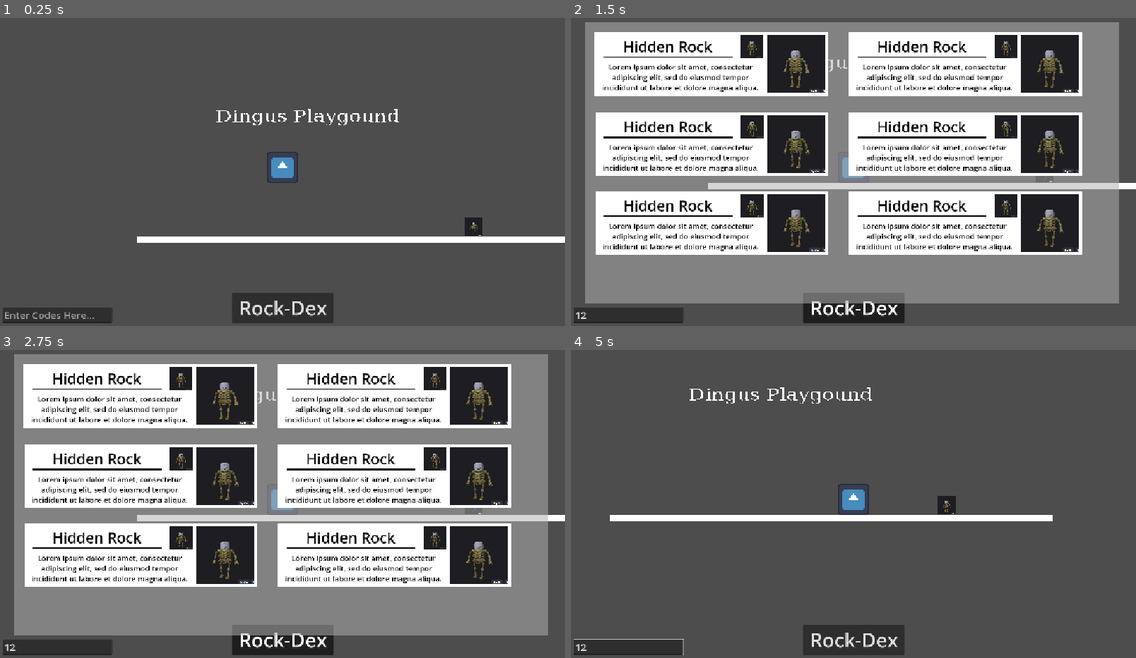
Above: before the commit, frames 1-4 (two rows, left to right).
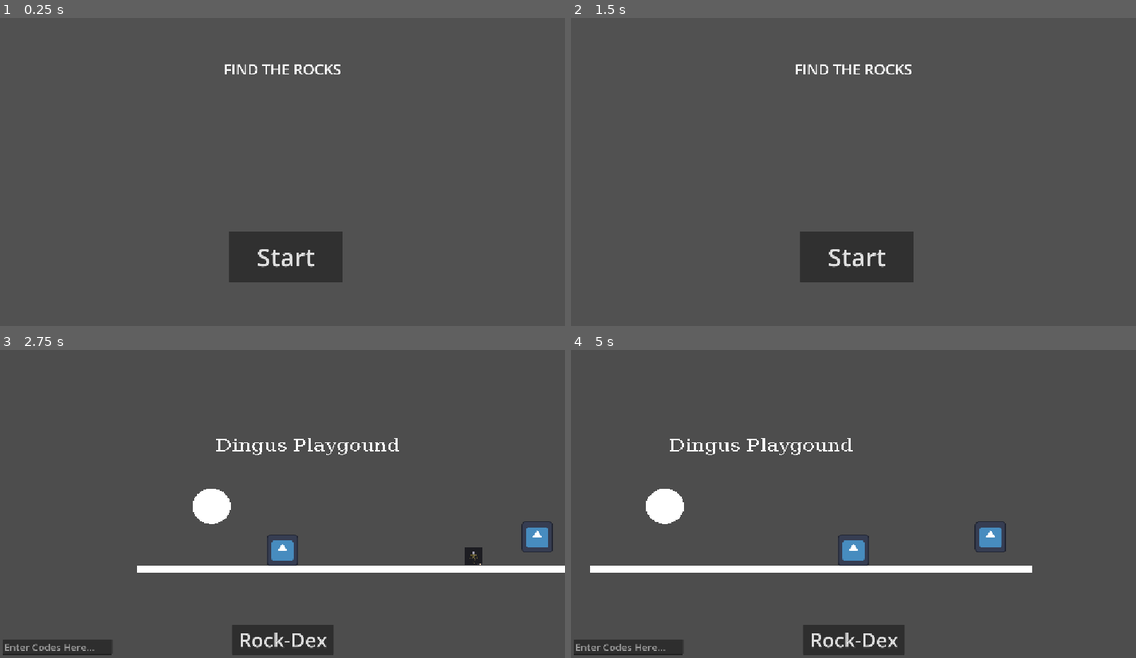
Above: after the commit, the same moments.

Repository: CISC104-F26/project5-Hunter
Game: Godot game, scene res://main_scene.tscn
The game is run twice, just before and just after one commit, with the same random seed, the same clock (stepped at 60 frames per second) and the same inputs. The engine's default icon, where the game draws it, is replaced by a stand-in: a white triangle on a blue panel in a dark square.
Inputs (mouse positions are in pixels of both pictures, inside the frame that each line leads up to):
- Up to frame 1 (0.25 s): no input
- Up to frame 2 (1.5 s): click (627, 313) at 0.52 s; type "12" at 0.6 s; click "Rock-Dex" at 1.25 s
- Up to frame 3 (2.75 s): click (288, 590) at 2 s, where only the run after the commit has a clickable "Start"
- Up to frame 4 (5 s): tap Enter at 2.75 s; hold Right (right) 2.78-4.28 s; tap Space (jump) at 3.02, 3.77 s; hold Left (left) from 4.28 s (still down)

The runs differ from the first frame. In frame 1, 8.4% of the frame differs, in the area x 0-100%, y 14-100%; in frame 2, 87%, in the area x 0-100%, y 1-100%; in frame 3, 85%; in frame 4, 6.0%.

Commit message:
no humor just buisness update
added spreadsheets

Diff:
--- a/final-project-make-a-game/camera_2d.gd
+++ b/final-project-make-a-game/camera_2d.gd
@@ -1,13 +1,32 @@
+
 extends Camera2D
 
+var camera_speed = 1000.0
+var direction = Vector2(1,0)
+
+var distance_traveled = 0.0
+var max_distance_left = Vector2(-300,0)
+var max_distance_right = Vector2(300,0)
 
 # Called when the node enters the scene tree for the first time.
 func _ready() -> void:
-	pass # Replace with function body.
-
+	$"../Menu".show()
 
 # Called every frame. 'delta' is the elapsed time since the previous frame.
-func _process(delta: float) -> void:
-	if Input.is_action_pressed("left"):
-		# position.x -= 50
-		pass
+"""func _process(delta: float) -> void:
+	if distance_traveled >= max_distance_left.x:
+			pass
+	else:
+		if Input.is_action_pressed("left"):
+			position = position - direction * camera_speed * delta
+			distance_traveled = distance_traveled + camera_speed * delta
+			#print(position)
+
+	if distance_traveled >= max_distance_right.x:
+			pass
+	else:
+		if Input.is_action_pressed("right"):
+			position = position + direction * camera_speed * delta
+			distance_traveled = distance_traveled + camera_speed * delta
+			print(position)
+			"""
--- a/final-project-make-a-game/game_ui.tscn
+++ b/final-project-make-a-game/game_ui.tscn
@@ -12,7 +12,7 @@
 visible = false
 zoom = Vector2(0.5, 0.5)
 
-[node name="Button" type="Button" parent="." unique_id=974243128]
+[node name="IndexButton" type="Button" parent="." unique_id=974243128]
 layout_mode = 0
 offset_left = -205.0
 offset_top = 511.0
--- a/final-project-make-a-game/main_scene.tscn
+++ b/final-project-make-a-game/main_scene.tscn
@@ -6,6 +6,7 @@
 [ext_resource type="Texture2D" uid="uid://d02ik5j8d1fj4" path="res://Screenshot 2025-03-10 235007.png" id="3_gyfs4"]
 [ext_resource type="Script" uid="uid://rdmvnp83mat1" path="res://camera_2d.gd" id="3_hq1ik"]
 [ext_resource type="PackedScene" uid="uid://8u08r54j4wu7" path="res://game_ui.tscn" id="5_8mm7a"]
+[ext_resource type="PackedScene" uid="uid://ulcpfp7hk8qd" path="res://menu.tscn" id="7_nfk4m"]
 
 [sub_resource type="RectangleShape2D" id="RectangleShape2D_g4gaj"]
 size = Vector2(21, 675)
@@ -39,40 +40,45 @@
 font = SubResource("FontFile_hq1ik")
 
 [sub_resource type="RectangleShape2D" id="RectangleShape2D_otjlk"]
-size = Vector2(73, 72.5)
+size = Vector2(74, 72.5)
 
 [sub_resource type="RectangleShape2D" id="RectangleShape2D_gyfs4"]
-size = Vector2(146, 163)
+size = Vector2(128, 128)
+
+[sub_resource type="SphereMesh" id="SphereMesh_ra2i3"]
 
 [node name="Node2D" type="Node2D" unique_id=236159428]
 
-[node name="Static Body Folder" type="Node" parent="." unique_id=2091817908]
+[node name="StaticBodyFolder" type="Node" parent="." unique_id=2091817908]
 
-[node name="StaticBody2D" type="StaticBody2D" parent="Static Body Folder" unique_id=90933740]
+[node name="StaticBody2D" type="StaticBody2D" parent="StaticBodyFolder" unique_id=90933740]
 
-[node name="CollisionShape2D" type="CollisionShape2D" parent="Static Body Folder/StaticBody2D" unique_id=2027653812]
+[node name="CollisionShape2D" type="CollisionShape2D" parent="StaticBodyFolder/StaticBody2D" unique_id=2027653812]
 position = Vector2(0.5, 327.5)
 shape = SubResource("RectangleShape2D_g4gaj")
 
-[node name="StaticBody2D2" type="StaticBody2D" parent="Static Body Folder" unique_id=1494731567]
+[node name="StaticBody2D2" type="StaticBody2D" parent="StaticBodyFolder" unique_id=1494731567]
 
-[node name="MeshInstance2D" type="MeshInstance2D" parent="Static Body Folder/StaticBody2D2" unique_id=695532369]
+[node name="MeshInstance2D" type="MeshInstance2D" parent="StaticBodyFolder/StaticBody2D2" unique_id=695532369]
 position = Vector2(884, 648.625)
 scale = Vector2(1804, 25.249975)
 mesh = SubResource("BoxMesh_ra2i3")
 
-[node name="CollisionShape2D" type="CollisionShape2D" parent="Static Body Folder/StaticBody2D2" unique_id=1036119855]
+[node name="CollisionShape2D" type="CollisionShape2D" parent="StaticBodyFolder/StaticBody2D2" unique_id=1036119855]
 position = Vector2(883, 647.5)
 shape = SubResource("RectangleShape2D_2c62f")
 
 [node name="Player" type="CharacterBody2D" parent="." unique_id=762714921]
 position = Vector2(575, 323)
 script = ExtResource("1_2c62f")
+JUMP_VELOCITY = -800.0
 
 [node name="Sprite2D" type="Sprite2D" parent="Player" unique_id=1784517068]
+position = Vector2(0, 208)
 texture = ExtResource("2_gyfs4")
 
 [node name="CollisionShape2D" type="CollisionShape2D" parent="Player" unique_id=1502946256]
+position = Vector2(0, 208)
 shape = SubResource("RectangleShape2D_ra2i3")
 
 [node name="Camera2D" type="Camera2D" parent="Player" unique_id=895102182]
@@ -88,35 +94,59 @@
 
 [node name="GameUi" parent="Player" unique_id=935865849 instance=ExtResource("5_8mm7a")]
 
-[node name="Button" parent="Player/GameUi" index="1" unique_id=974243128]
+[node name="IndexButton" parent="Player/GameUi" index="1" unique_id=974243128]
 toggle_mode = true
 action_mode = 0
+
+[node name="Menu" parent="Player" unique_id=391373488 instance=ExtResource("7_nfk4m")]
+visible = false
+offset_left = -331.0
+offset_top = -90.0
+offset_right = -331.0
+offset_bottom = -90.0
+
+[node name="Camera2D" parent="Player/Menu" index="1" unique_id=354404124]
+visible = true
 
 [node name="Text" type="MeshInstance2D" parent="." unique_id=1615888461]
 position = Vector2(680, 147)
 scale = Vector2(508.8354, -406.24985)
 mesh = SubResource("TextMesh_ra2i3")
 
-[node name="Secret1" type="Area2D" parent="." unique_id=1809021317]
+[node name="RockFolder" type="Node" parent="." unique_id=224595764]
 
-[node name="Sprite2D" type="Sprite2D" parent="Secret1" unique_id=1580850410]
+[node name="Secret1" type="Area2D" parent="RockFolder" unique_id=1809021317]
+
+[node name="Rock1" type="Sprite2D" parent="RockFolder/Secret1" unique_id=1580850410]
 position = Vector2(1355, 594.5)
 scale = Vector2(0.2078653, 0.18387912)
 texture = ExtResource("3_gyfs4")
 
-[node name="CollisionShape2D" type="CollisionShape2D" parent="Secret1" unique_id=426927791]
-position = Vector2(1354.5, 594.25)
+[node name="CollisionShape2D" type="CollisionShape2D" parent="RockFolder/Secret1" unique_id=426927791]
+position = Vector2(1355, 594.25)
 shape = SubResource("RectangleShape2D_otjlk")
 
-[node name="Secret2" type="Area2D" parent="." unique_id=886892439]
+[node name="Secret2" type="Area2D" parent="RockFolder" unique_id=886892439]
 
-[node name="CollisionShape2D" type="CollisionShape2D" parent="Secret2" unique_id=918984723]
-position = Vector2(1618, 498)
+[node name="Rock2" type="Sprite2D" parent="RockFolder/Secret2" unique_id=2034039224]
+position = Vector2(1614, 517)
+texture = ExtResource("2_gyfs4")
+
+[node name="CollisionShape2D" type="CollisionShape2D" parent="RockFolder/Secret2" unique_id=918984723]
+position = Vector2(1614, 517)
 shape = SubResource("RectangleShape2D_gyfs4")
 
-[connection signal="toggled" from="Player/GameUi/Button" to="Player" method="_on_button_toggled"]
-[connection signal="body_entered" from="Secret1" to="Player" method="_on_secret_1_body_entered"]
-[connection signal="body_entered" from="Secret2" to="Player" method="_on_secret_2_body_entered"]
+[node name="MeshInstance2D" type="MeshInstance2D" parent="." unique_id=1315883161]
+position = Vector2(286.00003, 391)
+scale = Vector2(155.42578, 144.25002)
+mesh = SubResource("SphereMesh_ra2i3")
+
+[connection signal="toggled" from="Player/GameUi/IndexButton" to="Player" method="_on_index_button_toggled"]
+[connection signal="text_submitted" from="Player/GameUi/LineEdit" to="Player" method="_on_line_edit_text_submitted"]
+[connection signal="pressed" from="Player/Menu/MenuButton" to="Player" method="_on_menu_button_pressed"]
+[connection signal="body_entered" from="RockFolder/Secret1" to="Player" method="_on_secret_1_body_entered"]
+[connection signal="body_entered" from="RockFolder/Secret2" to="Player" method="_on_secret_2_body_entered"]
 
 [editable path="Player/Index"]
 [editable path="Player/GameUi"]
+[editable path="Player/Menu"]
--- a/final-project-make-a-game/menu.tscn
+++ b/final-project-make-a-game/menu.tscn
@@ -7,21 +7,41 @@
 anchor_bottom = 1.0
 grow_horizontal = 2
 grow_vertical = 2
+metadata/_edit_horizontal_guides_ = [89.0]
+metadata/_edit_vertical_guides_ = [329.0]
 
 [node name="Logo [REPLACE]" type="Label" parent="." unique_id=1358562970]
+z_index = 16
 layout_mode = 0
-offset_left = 349.0
-offset_top = 102.0
-offset_right = 828.0
-offset_bottom = 185.0
+offset_left = 91.0
+offset_top = -353.0
+offset_right = 570.0
+offset_bottom = -270.0
 theme_override_font_sizes/font_size = 60
 text = "FIND THE ROCKS"
 
-[node name="Button" type="Button" parent="." unique_id=906162230]
+[node name="Camera2D" type="Camera2D" parent="." unique_id=354404124]
+visible = false
+z_index = 100
+position = Vector2(329, 89)
+zoom = Vector2(0.5, 0.5)
+
+[node name="ColorRect" type="ColorRect" parent="." unique_id=1056896601]
+z_index = 12
 layout_mode = 0
-offset_left = 429.0
-offset_top = 406.0
-offset_right = 672.0
-offset_bottom = 551.0
+offset_left = -868.0
+offset_top = -611.0
+offset_right = 1554.0
+offset_bottom = 796.0
+color = Color(0.3180198, 0.31801978, 0.31801975, 1)
+
+[node name="MenuButton" type="Button" parent="." unique_id=906162230]
+visibility_layer = 512
+z_index = 16
+layout_mode = 0
+offset_left = 113.0
+offset_top = 352.0
+offset_right = 576.0
+offset_bottom = 560.0
 theme_override_font_sizes/font_size = 100
 text = "Start"
--- a/final-project-make-a-game/player.gd
+++ b/final-project-make-a-game/player.gd
@@ -1,13 +1,14 @@
 extends CharacterBody2D
 
 	# Constants
-const SPEED = 500.0
-const JUMP_VELOCITY = -400.0
+const SPEED = 600.0
+@export var JUMP_VELOCITY = -1000.0
 
 	# Collection
 var collected_test_1 = false
 var collected_test_2 = false
 
+""" === Default player movement === """
 
 func _physics_process(delta: float) -> void:
 	# Add the gravity.
@@ -28,31 +29,48 @@
 
 	move_and_slide()
 
-# handles rock 1
+""" === Rock Collecting Scripts Below === """
+
+# Handles rock 1
 func _on_secret_1_body_entered(body: Node2D) -> void:
 	if not collected_test_1:
 		print("Yed it work")
 		$"Index/Background/RockLabel1".color = Color(0.0, 0.706, 0.0, 1.0)
+		$"../RockFolder/Secret1/Rock1".hide()
 
 		collected_test_1 = true
 
-# handles rock 2
+# Handles rock 2
 func _on_secret_2_body_entered(body: Node2D) -> void:
 	if not collected_test_2:
 		print("Yed it work 2")
 		$"Index/Background/RockLabel2".color = Color(0.0, 0.706, 0.0, 1.0)
+		$"../RockFolder/Secret2/Rock2".hide()
 
 		collected_test_2 = true
 
 
+""" === Miscellaneous Functions Below === """
 
-func _on_exit_pressed() -> void:
-	$Index.hide()
-	_on_button_toggled(true)
-
-
-func _on_button_toggled(toggled_on: bool) -> void:
+# Handles index button
+func _on_index_button_toggled(toggled_on: bool) -> void:
 	if toggled_on:
 		$Index.show()
 	if not toggled_on:
 		$Index.hide()
+
+# Handles menu button
+func _on_menu_button_pressed() -> void:
+	$Menu.hide()
+
+# Handles text codes
+func _on_line_edit_text_submitted(new_text: String) -> void:
+	if new_text == "Bingus":
+		# $"../MeshInstance2D".modulate = Color(0.0, 0.543, 0.245, 1.0)
+		position = Vector2(30,-30)
+	elif new_text == "Dingus":
+		$"../MeshInstance2D".modulate = Color(0.672, 0.574, 0.0, 1.0)
+	else:
+		$"../MeshInstance2D".modulate = Color(1.0, 0.28, 0.147, 1.0)
+		await get_tree().create_timer(1.0).timeout
+		$"../MeshInstance2D".modulate = Color(1.0, 1.0, 1.0, 1.0)
--- a/final-project-make-a-game/project.godot
+++ b/final-project-make-a-game/project.godot
@@ -59,6 +59,7 @@
 [physics]
 
 3d/physics_engine="Jolt Physics"
+2d/default_gravity=2000.0
 
 [rendering]
 
